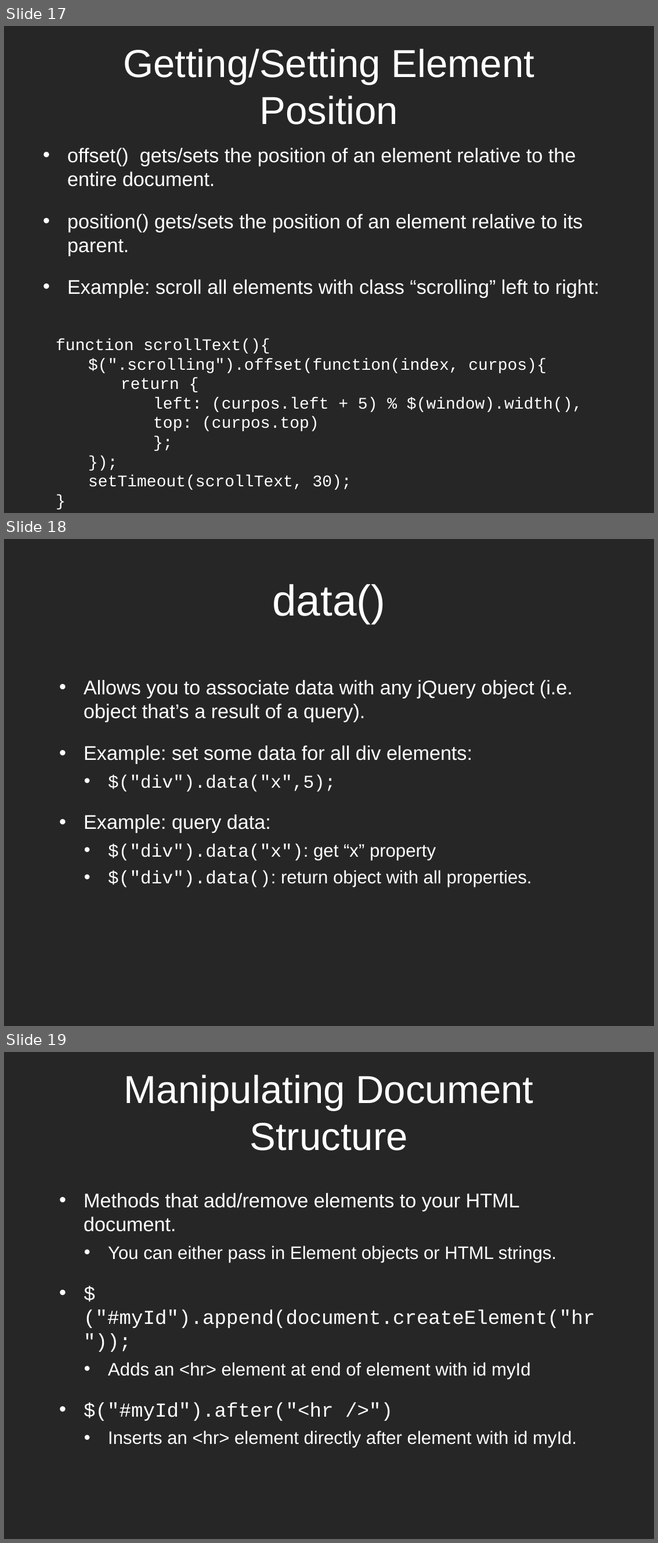
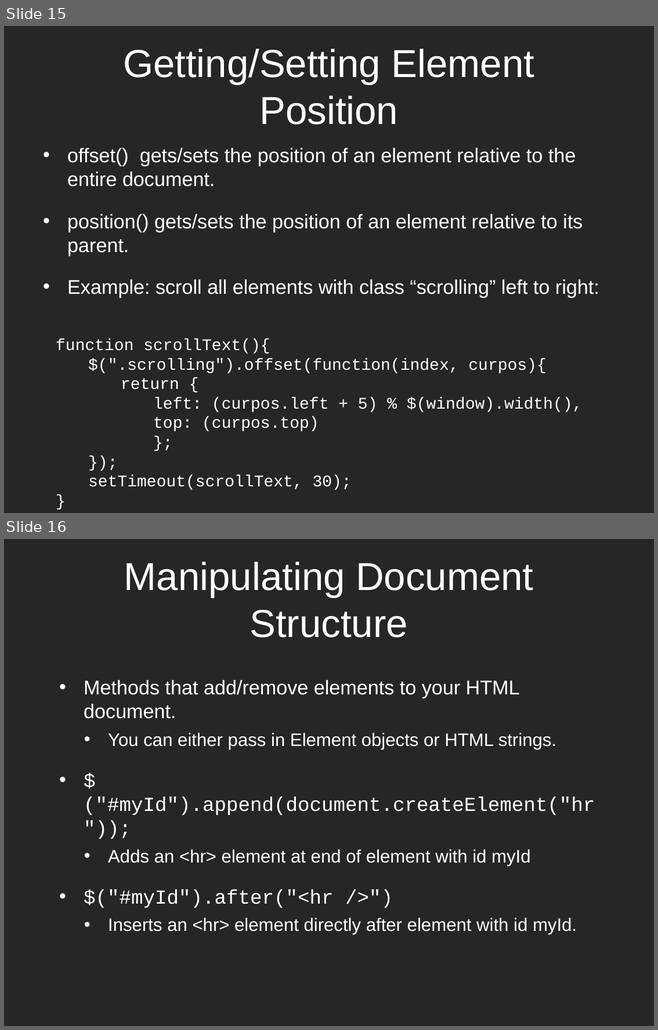
Before and after one commit to dantasse/ssuiweb2014, a slide deck: week10/week10.pptx. Shown one above the other, each under a label of ours: slides 17, 18 and 19 before the commit, slides 15 and 16 after it. The pictures are 658x1543 and 658x1030 pixels, drawn with LibreOffice and Linux fonts; fonts in the diff are those of the drawing. Boxes give left, top, right and bottom in pixels: in the first picture for what was removed or moved away, otherwise in the second. Text is boxed around its words. In the diff, an @@ line names an element or a change of style, - is before the commit and + after.

```diff
--- a/week10/week10.pptx
+++ b/week10/week10.pptx
@@ slide 18 removed at (x1=4, y1=539, x2=654, y2=1026), background #262626 @@
@@ title removed at (x1=272, y1=584, x2=385, y2=624) @@
-data()
@@ text removed at (x1=83, y1=680, x2=572, y2=888) @@
-• Allows you to associate data with any jQuery object (i.e. object that’s a result of a query).
-• Example: set some data for all div elements:
-  • $("div").data("x",5);
-• Example: query data:
-  • $("div").data("x"): get “x” property
-  • $("div").data(): return object with all properties.
@@ what was slide 17 is now slide 15 @@
@@ what was slide 19 is now slide 16 @@
```
Also in this commit, not shown: 5 slides changed, 1 slide added, 1 other file.
